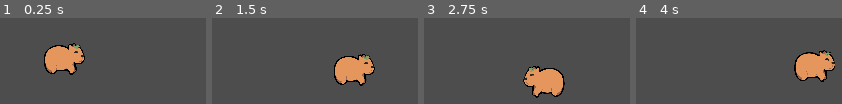
Above: before the commit, frames 1-4 (left to right).
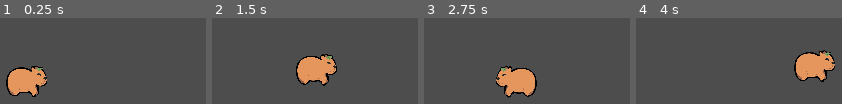
Above: after the commit, the same moments.

Repository: pirsqed/Sci-fi-game-jam
Game: Godot game, scene res://game.tscn
Two runs of this game, one before a commit and one after it. Both use one fixed random seed, a clock stepped at 60 frames per second and the inputs below.
Inputs:
- Up to frame 1 (0.25 s): no input
- Up to frame 2 (1.5 s): tap Enter (ui_accept) at 0.5, 1.35 s; hold Enter (ui_accept) 0.53-1.28 s; hold Right (ui_right) from 0.53 s (still down)
- Up to frame 3 (2.75 s): tap Enter (ui_accept) at 1.52, 1.82 s; release Right (ui_right) at 2.03 s; hold Left (ui_left) from 2.03 s (still down); hold Enter (ui_accept) from 2.03 s (still down)
- Up to frame 4 (4 s): release Left (ui_left) at 2.78 s; release Enter (ui_accept) at 2.78 s; hold Right (ui_right) from 2.78 s (still down); tap Enter (ui_accept) at 2.85, 3.02, 3.32 s; hold Enter (ui_accept) from 3.53 s (still down)

The runs differ from the first frame. In frame 1, 11% of the frame differs, in the area x 2-42%, y 29-92%; in frame 2, 11%; in frame 3, 9.2%; in frame 4, less than 0.1%.

Commit message:
added dash and tractor beam (press up)

Diff:
--- a/character_controller.gd
+++ b/character_controller.gd
@@ -5,12 +5,19 @@
 const JUMP_VELOCITY = -300.0
 const CHARGE_JUMP_VELOCITY = -800.0
 const MAX_JUMPS = 1
+const PUSH_FORCE = 50.0
 
 # Get the gravity from the project settings to be synced with RigidBody nodes.
-var gravity = ProjectSettings.get_setting("physics/2d/default_gravity")
+var default_gravity = ProjectSettings.get_setting("physics/2d/default_gravity")
+var gravity = default_gravity
 var jumps = 0
 var jump_charge_timer = 0
+var double_tap_timer = 0
+var dashing = false
+var dash_timer = 0
+var dash_dir
 
+var climbing = false
 
 func _physics_process(delta):
 	# Add the gravity.
@@ -22,14 +29,7 @@
 #			jump_charge_timer = delta
 
 	# Handle Jump.
-
-	if Input.is_action_just_pressed("ui_accept") and jumps:
-		if is_on_floor() and abs(velocity.x) <= 20:
-			jump_charge_timer = delta
-		else:
-			jumps -= 1
-			velocity.y = JUMP_VELOCITY
-
+	# Charge jump
 	if jump_charge_timer > 0:
 		jump_charge_timer += delta;
 		if jump_charge_timer > 2:
@@ -42,19 +42,81 @@
 				velocity.y = JUMP_VELOCITY
 			jump_charge_timer = 0
 
+	if Input.is_action_just_pressed("ui_accept") and jumps:
+		if is_on_floor() and abs(velocity.x) <= 20:
+			jump_charge_timer = delta
+		else:
+			jumps -= 1
+			velocity.y = JUMP_VELOCITY
+
+	if double_tap_timer > 0:
+		double_tap_timer += delta
+
+
+	if dash_timer > 0:
+		dash_timer += delta
+
+	if Input.is_action_just_pressed("ui_left") or Input.is_action_just_pressed("ui_right"):
+		if is_on_floor():
+			if double_tap_timer == 0:
+				dash_dir = Input.get_axis("ui_left", "ui_right")
+				double_tap_timer += delta
+			elif double_tap_timer < 0.4 and dash_dir == Input.get_axis("ui_left", "ui_right"):
+				dashing = true
+				dash_timer += delta
+			else:
+				double_tap_timer = 0
+
+
 
 	# Get the input direction and handle the movement/deceleration.
 	# As good practice, you should replace UI actions with custom gameplay actions.
-	var direction = Input.get_axis("ui_left", "ui_right")
-	if direction:
-		if direction < 0:
-			$Sprite2D.flip_h = true
-		else:
-			$Sprite2D.flip_h = false
+	var horizontal_direction = Input.get_axis("ui_left", "ui_right")
+	var vertical_direction = Input.get_axis("ui_up", "ui_down")
+	if Input.is_action_just_pressed("ui_up"):
+		var ray = RayCast2D.new()
+		var vector_dir = Vector2(0, -1500)
+		ray.target_position = vector_dir
+		add_child(ray)
+		ray.force_raycast_update()
+		if ray.is_colliding():
+			var collider = ray.get_collider()
+			if collider.is_in_group("grabbable"):
+				climbing = true
+		ray.queue_free()
+
+	if vertical_direction and climbing:
+		gravity = 0
+		velocity.y = vertical_direction * SPEED
+	else:
+		gravity = default_gravity
+		climbing = false
+
+	if horizontal_direction < 0 or (dashing and dash_dir < 0):
+		$Sprite2D.flip_h = true
+	elif horizontal_direction > 0 or (dashing and dash_dir > 0):
+		$Sprite2D.flip_h = false
+
+	if (horizontal_direction or dashing) and not climbing:
+
+		if dashing:
+			gravity = 0
+			horizontal_direction = dash_dir * 3
+			dash_timer += delta
+			if dash_timer > 1:
+				dash_dir = 0
+				dash_timer = 0
+				dashing = false
+				gravity = default_gravity
 		if jump_charge_timer > 0:
-			direction = direction / 2.0
-		velocity.x = direction * SPEED
+			horizontal_direction = horizontal_direction / 2.0
+		velocity.x = horizontal_direction * SPEED
 	else:
 		velocity.x = move_toward(velocity.x, 0, SPEED)
 
 	move_and_slide()
+
+	for i in get_slide_collision_count():
+		var c = get_slide_collision(i)
+		if c.get_collider() is RigidBody2D:
+			c.get_collider().apply_central_impulse(-c.get_normal() * PUSH_FORCE)
--- a/game.tscn
+++ b/game.tscn
@@ -1,9 +1,14 @@
-[gd_scene load_steps=3 format=3 uid="uid://w5jmnuyn486e"]
+[gd_scene load_steps=4 format=3 uid="uid://w5jmnuyn486e"]
 
 [ext_resource type="PackedScene" uid="uid://cavwwsnh7uyxv" path="res://player.tscn" id="1_ebof2"]
 
-[sub_resource type="CircleShape2D" id="CircleShape2D_7u53s"]
-radius = 27.0
+[sub_resource type="PhysicsMaterial" id="PhysicsMaterial_qhirp"]
+friction = 0.7
+bounce = 0.2
+absorbent = true
+
+[sub_resource type="RectangleShape2D" id="RectangleShape2D_rfict"]
+size = Vector2(84, 84)
 
 [node name="Game" type="Node2D"]
 
@@ -20,14 +25,28 @@
 
 [node name="CollisionPolygon2D" type="CollisionPolygon2D" parent="level1/platform"]
 scale = Vector2(0.922, 1)
-polygon = PackedVector2Array(-216.92, 78, -219.089, 13, -112.798, 12, 78.0911, 12, 81.3449, -91, 88.9371, -90, 85.6833, 71)
+polygon = PackedVector2Array(-216.92, 75, -219.089, 13, -112.798, 12, -9.76135, 13, -11.9307, -13, 35.7917, -14, 81.3449, -91, 194.143, -91, 195.228, -59, 85.683, 75)
+
+[node name="ceiling1" type="StaticBody2D" parent="level1" groups=["grabbable"]]
+
+[node name="CollisionPolygon2D" type="CollisionPolygon2D" parent="level1/ceiling1"]
+position = Vector2(1509, 34)
+scale = Vector2(0.922, 1)
+polygon = PackedVector2Array(-216.92, 75, -219.089, 13, -112.798, 12, -9.76135, 13, 85.683, 75)
+
+[node name="ceiling2" type="StaticBody2D" parent="level1" groups=["grabbable"]]
+
+[node name="CollisionPolygon2D" type="CollisionPolygon2D" parent="level1/ceiling2"]
+position = Vector2(733, 39)
+scale = Vector2(0.922, 1)
+polygon = PackedVector2Array(-216.92, 75, -219.089, 13, -112.798, 12, -9.76135, 13, 85.683, 75)
+
+[node name="box" type="RigidBody2D" parent="."]
+position = Vector2(1278, 458)
+physics_material_override = SubResource("PhysicsMaterial_qhirp")
+
+[node name="CollisionShape2D" type="CollisionShape2D" parent="box"]
+shape = SubResource("RectangleShape2D_rfict")
 
 [node name="player" parent="." instance=ExtResource("1_ebof2")]
-position = Vector2(1556, 752)
-
-[node name="ball" type="RigidBody2D" parent="."]
-mass = 0.1
-
-[node name="CollisionShape2D" type="CollisionShape2D" parent="ball"]
-position = Vector2(1177, 569)
-shape = SubResource("CircleShape2D_7u53s")
+position = Vector2(1466, 812)
--- a/player.tscn
+++ b/player.tscn
@@ -18,5 +18,4 @@
 [node name="CollisionShape2D" type="CollisionShape2D" parent="."]
 position = Vector2(-2.71051e-20, 2)
 rotation = 1.5708
-scale = Vector2(1, 1)
 shape = SubResource("CapsuleShape2D_cr6ko")
Not shown, changed: .gitignore
